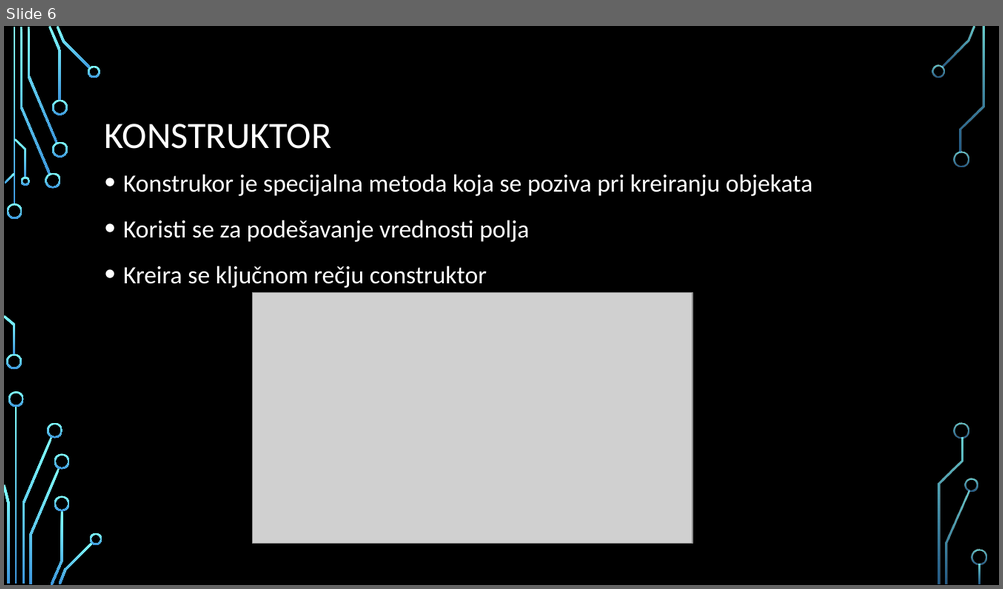
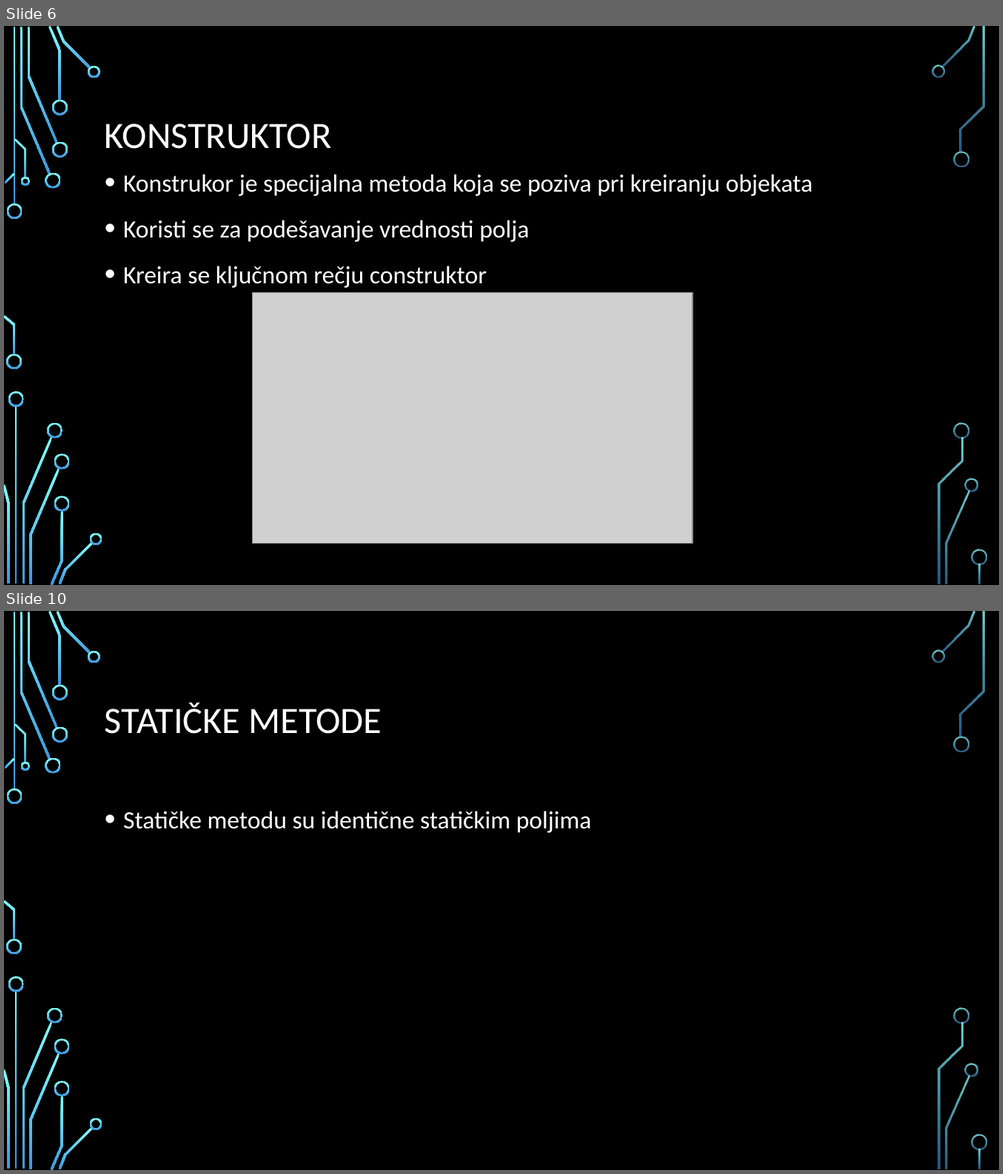
Before and after one commit to MihajloMilojevic/Sekcija, a slide deck: JavaScript/Napredno/prezentacije/18. Objektno orijentisano programiranje u javascriptu.pptx. Shown one above the other, each under a label of ours: slide 6 before the commit, slides 6 and 10 after it; the slides between them are not shown. The pictures are 1003x589 and 1003x1174 pixels, drawn with LibreOffice and Linux fonts; fonts in the diff are those of the drawing; grey boxes stand for pictures; background and template pictures are left out. Boxes give left, top, right and bottom in pixels: in the first picture for what was removed or moved away, otherwise in the second. Text is boxed around its words. In the diff, an @@ line names an element or a change of style, - is before the commit and + after.

```diff
--- a/JavaScript/Napredno/prezentacije/18. Objektno orijentisano programiranje u javascriptu.pptx
+++ b/JavaScript/Napredno/prezentacije/18. Objektno orijentisano programiranje u javascriptu.pptx
@@ slide 10 added at (x1=4, y1=611, x2=999, y2=1170), background picture (left out); not listed: 36 template elements that a slide beside it also shows @@
@@ title added at (x1=105, y1=703, x2=382, y2=734), 36 pt, text #FFFFFF @@
+STATIČKE METODE
@@ text added at (x1=123, y1=811, x2=592, y2=833), 24 pt, text #FFFFFF @@
+• Statičke metodu su identične statičkim poljima
```
Also in this commit, not shown: 3 slides changed, 6 other slides added, 4 other files.
